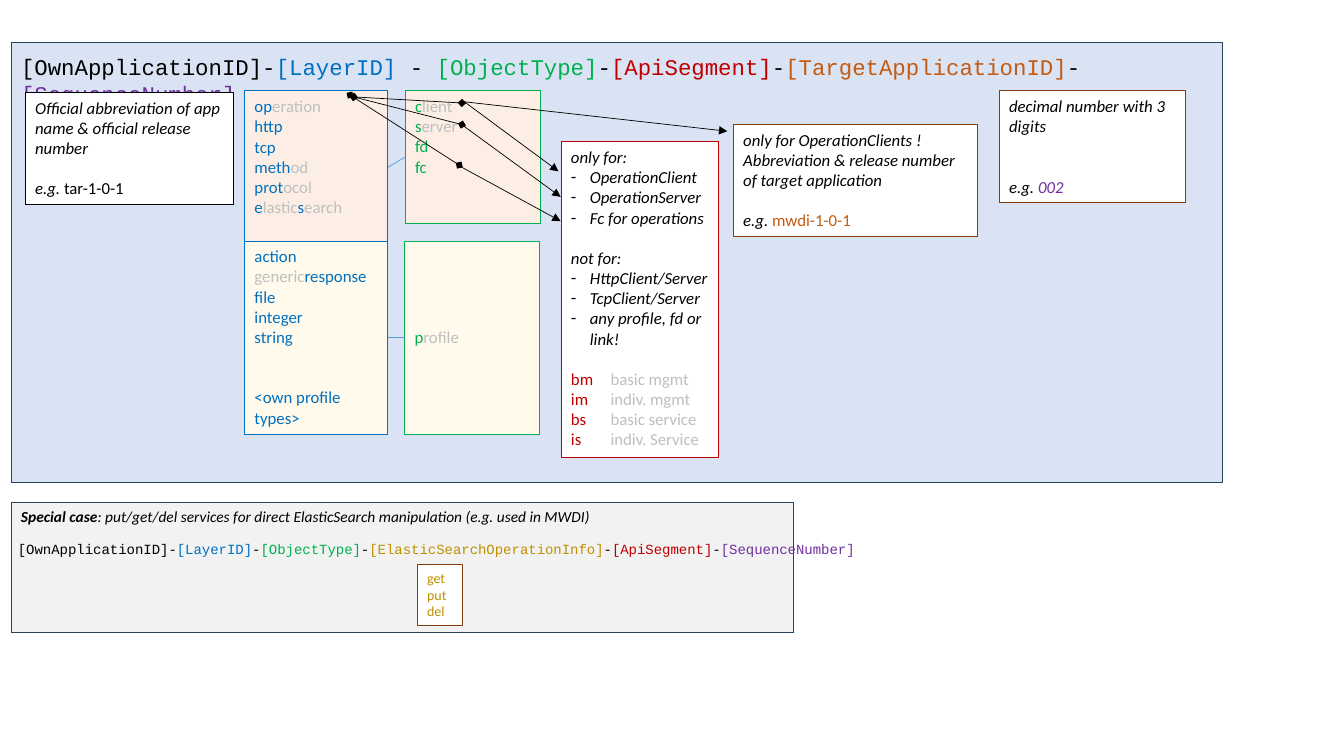
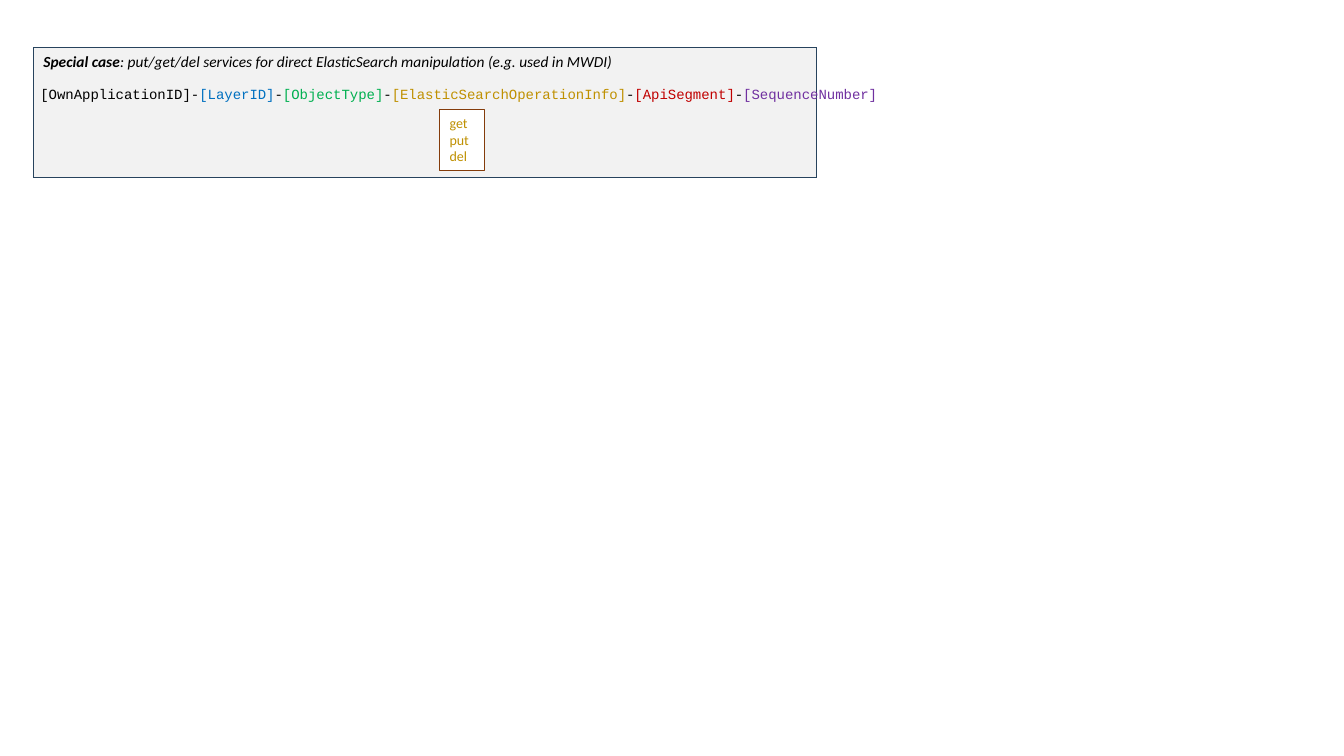
Before and after one commit to openBackhaul/ApplicationPattern, a slide deck: slide 2 of doc/ElementsApplicationPattern/Names/StructureOfUuids/pictures/uuid-structure.pptx. Drawn at 1344x756 pixels with LibreOffice and Linux fonts; fonts in the diff are those of the drawing. Boxes give left, top, right and bottom in pixels: in the first picture for what was removed or moved away, otherwise in the second. Text is boxed around its words. In the diff, an @@ line names an element or a change of style, - is before the commit and + after.

```diff
--- a/doc/ElementsApplicationPattern/Names/StructureOfUuids/pictures/uuid-structure.pptx
+++ b/doc/ElementsApplicationPattern/Names/StructureOfUuids/pictures/uuid-structure.pptx
@@ rectangle removed at bbox=[11, 42, 1223, 482] @@
@@ text removed at bbox=[21, 59, 1081, 109] @@
-[OwnApplicationID]-[LayerID] - [ObjectType]-[ApiSegment]-[TargetApplicationID]-[SequenceNumber]
@@ 2 texts, 1 rectangle: place and size @@
-2 texts, 1 rectangle at bbox=[11, 502, 855, 632]
+2 texts, 1 rectangle at bbox=[33, 47, 877, 177]
@@ rectangle removed at bbox=[25, 93, 234, 205] @@
-Official abbreviation of app name & official release number
-e.g. tar-1-0-1
@@ rectangle removed at bbox=[245, 91, 388, 243] @@
-operation
-http
-tcp
-method
-protocol
-elasticsearch
@@ double arrow removed from (350, 95) to (460, 165) @@
@@ double arrow removed from (354, 97) to (462, 103) @@
@@ double arrow removed from (354, 97) to (462, 125) @@
@@ rectangle removed at bbox=[405, 91, 540, 223] @@
-client
-server
-fd
-fc
@@ rectangle "get": place and size @@
-rectangle "get" at bbox=[417, 565, 462, 626]
+rectangle "get" at bbox=[440, 109, 484, 170]
@@ arrow removed from (464, 101) to (559, 171) @@
@@ arrow removed from (464, 102) to (728, 131) @@
@@ rectangle removed at bbox=[999, 91, 1186, 203] @@
-decimal number with 3 digits
-e.g. 002
@@ arrow removed from (463, 125) to (561, 197) @@
@@ rectangle removed at bbox=[562, 142, 719, 458] @@
-only for:
-– OperationClient
-– OperationServer
-– Fc for operations
-not for:
-– HttpClient/Server
-– TcpClient/Server
-– any profile, fd or link!
-bm basic mgmt
-im indiv. mgmt
-bs basic service
-is indiv. Service
@@ rectangle removed at bbox=[733, 125, 977, 237] @@
-only for OperationClients !
-Abbreviation & release number of target application
-e.g. mwdi-1-0-1
@@ line removed from (388, 167) to (405, 157) @@
@@ arrow removed from (462, 167) to (561, 221) @@
@@ rectangle removed at bbox=[245, 241, 388, 435] @@
-action
-genericresponse
-file
-integer
-string
-<own profile types>
@@ rectangle removed at bbox=[404, 241, 539, 435] @@
-profile
@@ line removed from (388, 338) to (404, 338) @@
```
Also in this commit, not shown: 1 other slide changed, 1 other file.
